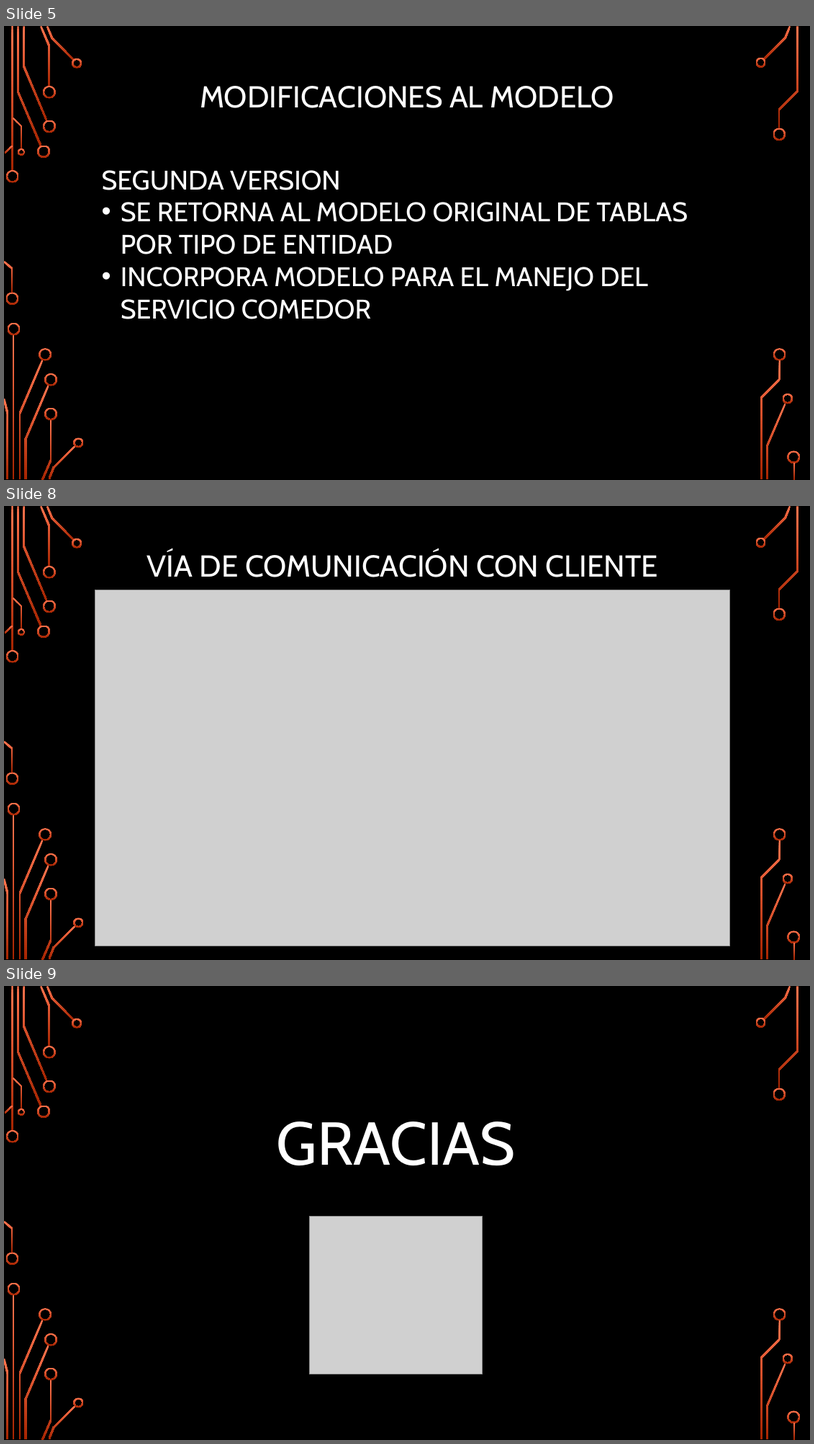
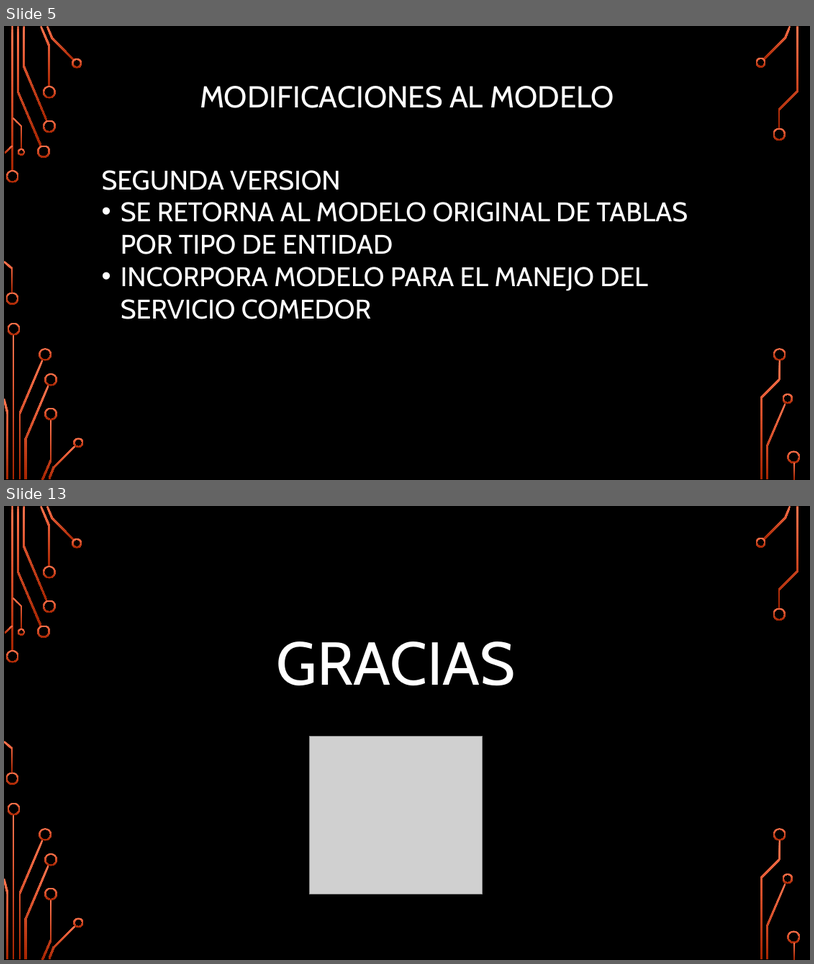
Before and after one commit to stpbrain/Portafolio2018, a slide deck: Documentacion/2 Etapa/Presentacion Etapa 2.pptx. Shown one above the other, each under a label of ours: slides 5, 8 and 9 before the commit, slides 5 and 13 after it; the slides between them are not shown. The pictures are 814x1444 and 814x964 pixels, drawn with LibreOffice and Linux fonts; fonts in the diff are those of the drawing; grey boxes stand for pictures; background and template pictures are left out. Boxes give left, top, right and bottom in pixels: in the first picture for what was removed or moved away, otherwise in the second. Text is boxed around its words. In the diff, an @@ line names an element or a change of style, - is before the commit and + after.

```diff
--- a/Documentacion/2 Etapa/Presentacion Etapa 2.pptx
+++ b/Documentacion/2 Etapa/Presentacion Etapa 2.pptx
@@ slide 8 removed at [4, 506, 810, 960], background picture (left out); not listed: 36 template elements that a slide beside it also shows @@
@@ text removed at [147, 551, 658, 577] @@
-VÍA DE COMUNICACIÓN CON CLIENTE
@@ picture removed at [95, 590, 730, 946] @@
@@ what was slide 9 is now slide 13 @@
```
Also in this commit, not shown: 2 slides changed, 6 slides added, 1 other slide removed.
